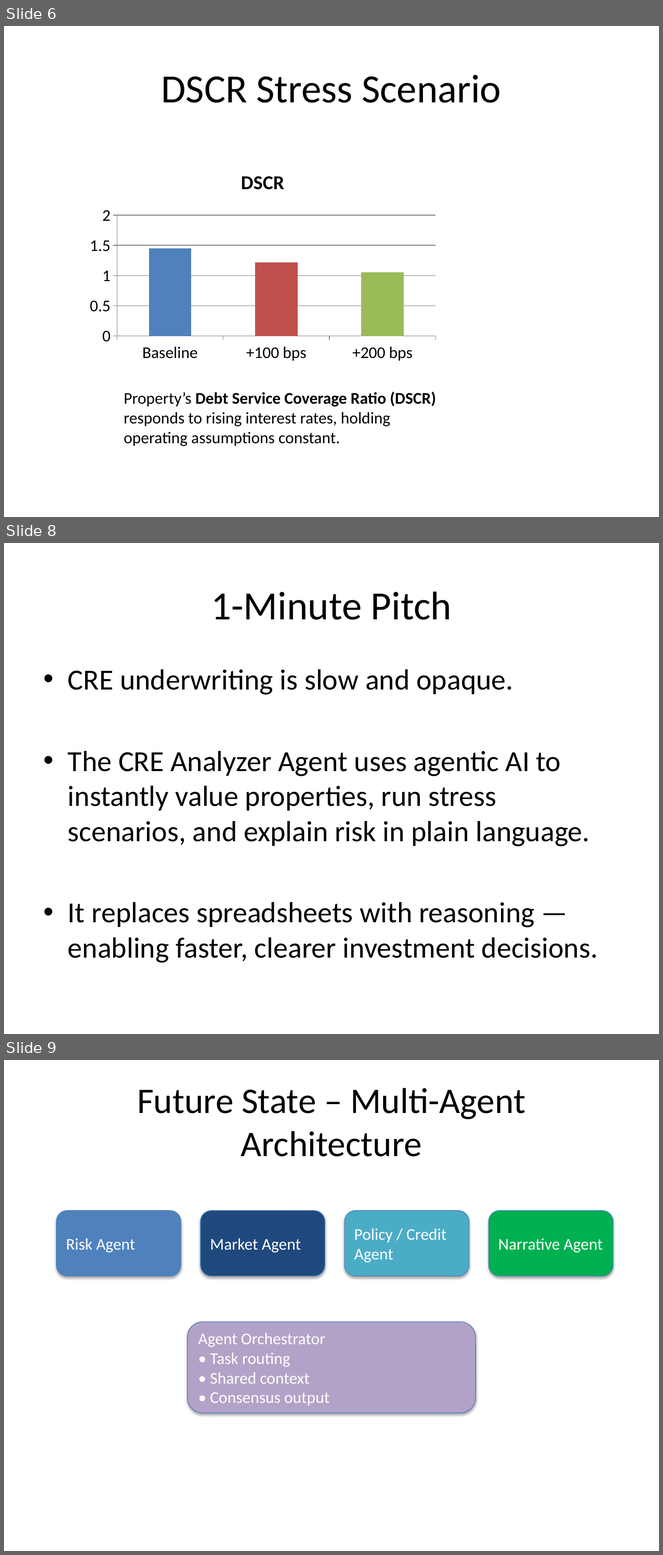
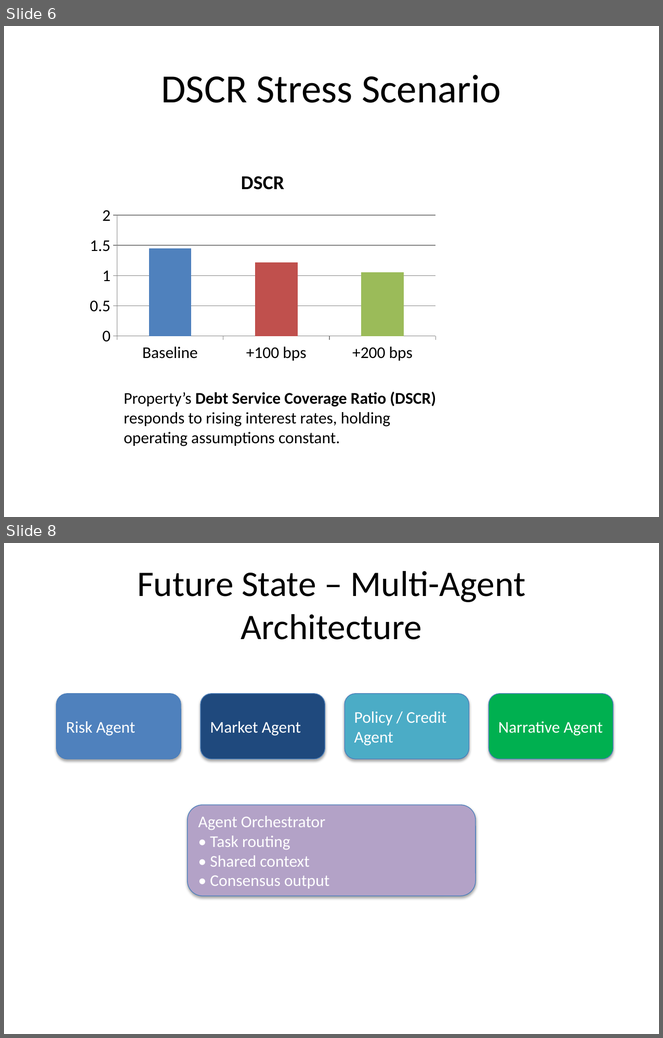
Before and after one commit to pdppan/cre-analyzer-agent, a slide deck: src/main/resources/static/CRE_Analyzer_Agent_AI-lluminati.pptx. Shown one above the other, each under a label of ours: slides 6, 8 and 9 before the commit, slides 6 and 8 after it; the slides between them are not shown. The pictures are 663x1555 and 663x1038 pixels, drawn with LibreOffice and Linux fonts; fonts in the diff are those of the drawing. Boxes give left, top, right and bottom in pixels: in the first picture for what was removed or moved away, otherwise in the second. Text is boxed around its words. In the diff, an @@ line names an element or a change of style, - is before the commit and + after.

```diff
--- a/src/main/resources/static/CRE_Analyzer_Agent_AI-lluminati.pptx
+++ b/src/main/resources/static/CRE_Analyzer_Agent_AI-lluminati.pptx
@@ slide 8 removed at bbox=[4, 543, 659, 1034], background #FFFFFF @@
@@ title removed at bbox=[211, 591, 452, 620] @@
-1-Minute Pitch
@@ text removed at bbox=[68, 669, 598, 963] @@
-• CRE underwriting is slow and opaque.
-• The CRE Analyzer Agent uses agentic AI to instantly value properties, run stress scenarios, and explain risk in plain language.
-• It replaces spreadsheets with reasoning — enabling faster, clearer investment decisions.
@@ what was slide 9 is now slide 8 @@
```
Also in this commit, not shown: 2 slides changed, 1 slide added.
